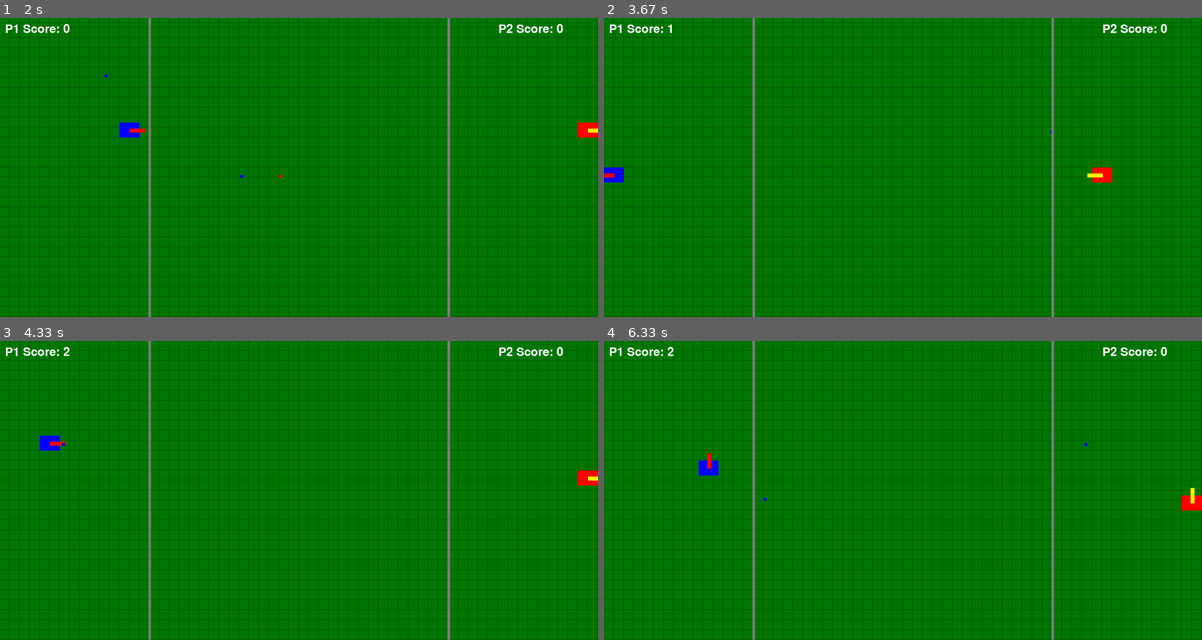
Above: before the commit, frames 1-4 (two rows, left to right).
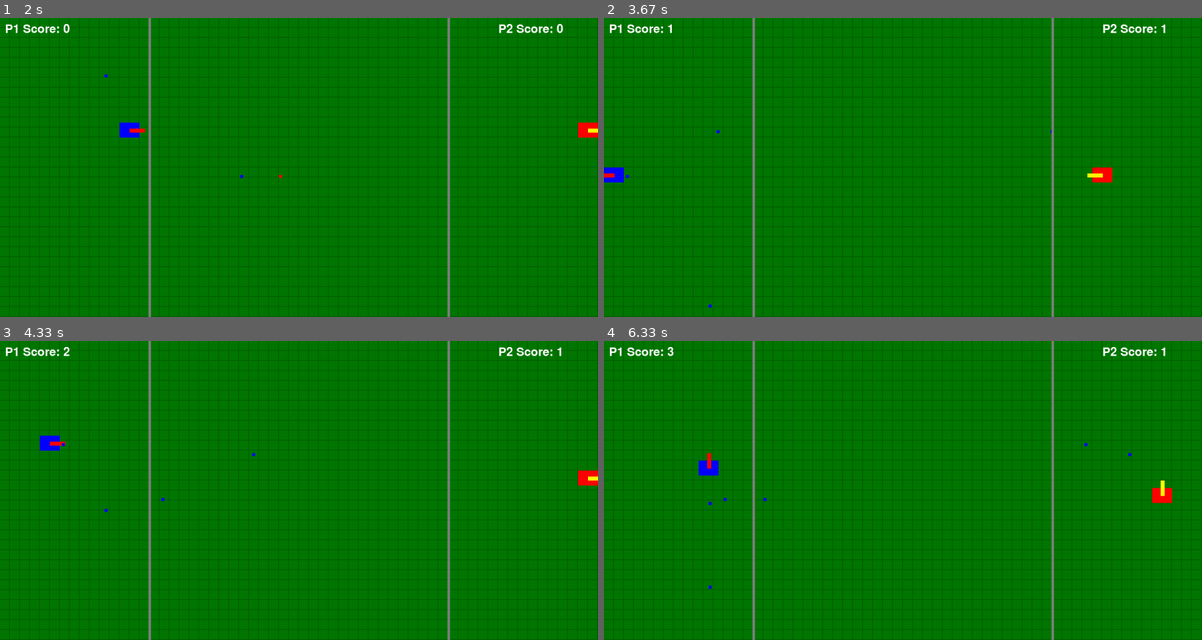
Above: after the commit, the same moments.

Repository: cassiel-st4vr0s/lpc2024
Game: pygame game, started from atividade005/main.py
The game is run twice, just before and just after one commit, with the same random seed, the same clock (stepped at 60 frames per second) and the same inputs.
Inputs:
- Up to frame 1 (2 s): tap Enter at 0.33, 0.67 s; hold Right 1-1.47 s; hold D 1-1.47 s; tap Space at 1.07, 1.37, 1.57, 1.9 s; hold Up 1.5-1.8 s; hold W 1.5-1.8 s; hold Right from 1.83 s (still down); hold D from 1.83 s (still down)
- Up to frame 2 (3.67 s): tap Space at 2.2, 2.4, 2.7, 2.97, 3.3, 3.6 s; release Right at 2.3 s; release D at 2.3 s; hold Left 2.33-2.87 s; hold A 2.33-2.87 s; hold Down 2.9-3.2 s; hold S 2.9-3.2 s; hold Left 3.23-3.63 s; hold A 3.23-3.63 s
- Up to frame 3 (4.33 s): hold Up 3.67-4.03 s; hold W 3.67-4.03 s; tap Space at 3.73, 4.13 s; hold Right from 4.07 s (still down); hold D from 4.07 s (still down)
- Up to frame 4 (6.33 s): tap Space at 4.43, 4.8, 5.2, 5.5, 5.7, 6, 6.2 s; release Right at 4.7 s; release D at 4.7 s; hold Down 4.73-5.1 s; hold S 4.73-5.1 s; hold Left 5.13-5.6 s; hold A 5.13-5.6 s; hold Right 5.63-6.1 s; hold D 5.63-6.1 s; hold Up from 6.13 s (still down); hold W from 6.13 s (still down)

Frame 1 is identical in both runs. In frame 2, less than 0.1% of the frame differs, in the area x 3-95%, y 2-97%; in frame 3, less than 0.1%; in frame 4, 0.4%, in the area x 10-100%, y 2-83%.

Commit message:
implemented the rebound of the balls when they hit the edges of the screen

Diff:
--- a/atividade005/main.py
+++ b/atividade005/main.py
@@ -116,9 +116,11 @@
         proj["rect"].x += proj["direction"].x * proj["speed"]
         proj["rect"].y += proj["direction"].y * proj["speed"]
 
-        if (proj["rect"].left <= 0 or proj["rect"].right >= SCREEN_WIDTH or
-                proj["rect"].top <= 0 or proj["rect"].bottom >= SCREEN_HEIGHT):
-            projectiles.remove(proj)
+        # Rebater nas bordas
+        if proj["rect"].left <= 0 or proj["rect"].right >= SCREEN_WIDTH:
+            proj["direction"].x *= -1  # Inverte a direção horizontal
+        if proj["rect"].top <= 0 or proj["rect"].bottom >= SCREEN_HEIGHT:
+            proj["direction"].y *= -1  # Inverte a direção vertical
 
 def check_collisions():
     for proj in projectiles[:]:
